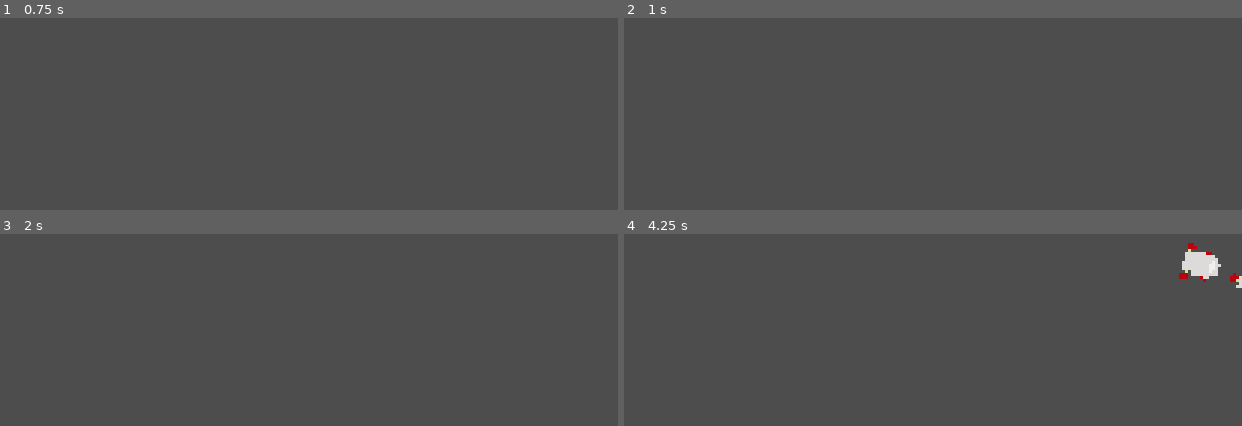
Above: before the commit, frames 1-4 (two rows, left to right).
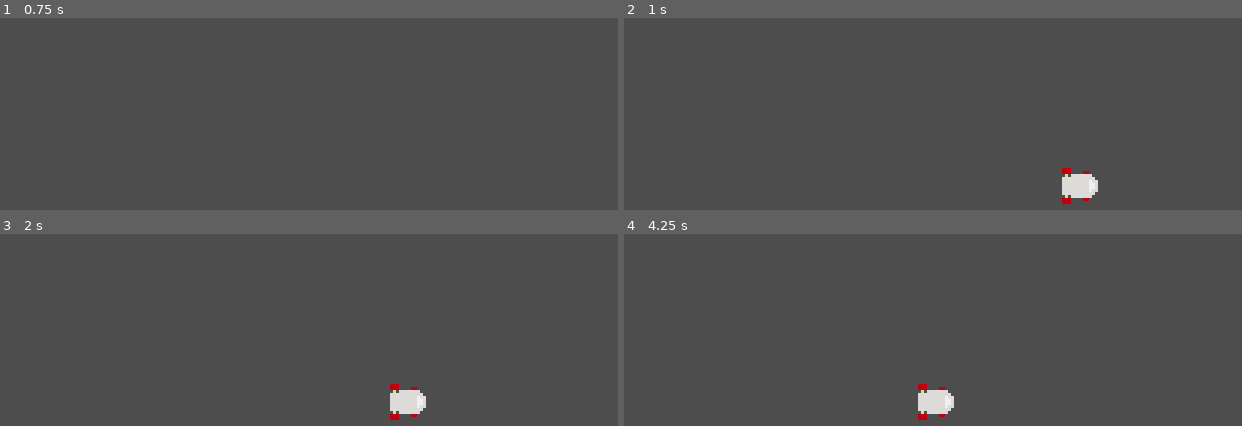
Above: after the commit, the same moments.

Repository: rojasreinold/10-game-challenge
Game: Godot game, scene res://enemy_spawn_point.tscn
The game is run twice, just before and just after one commit, with the same random seed, the same clock (stepped at 60 frames per second) and the same inputs. This scene is started directly instead of the project's main scene.
Inputs:
- Up to frame 1 (0.75 s): tap Enter at 0.5 s; hold D (move_right) from 0.53 s (still down)
- Up to frame 2 (1 s): keep holding D (move_right)
- Up to frame 3 (2 s): tap Space at 1.25 s; release D (move_right) at 1.28 s; hold S (move_down) from 1.28 s (still down)
- Up to frame 4 (4.25 s): release S (move_down) at 2.03 s; hold D (move_right) 2.03-2.78 s; tap Enter at 2.75 s; hold W (move_up) 2.78-3.53 s; tap Space at 3.5 s; hold A (move_left) from 3.53 s (still down)

Frame 1 is identical in both runs. In frame 2, 0.8% of the frame differs, in the area x 70-77%, y 78-97%; in frame 3, 0.8%; in frame 4, 1.6%, in the area x 47-100%, y 4-97%.

Commit message:
Making inherited enemies

Diff:
--- a/3-frogger/car_enemy.tscn
+++ b/3-frogger/car_enemy.tscn
@@ -1,22 +1,5 @@
-[gd_scene load_steps=4 format=3 uid="uid://ckyc547m1ji5c"]
+[gd_scene load_steps=2 format=3 uid="uid://c7kfrm61eyl1a"]
 
-[ext_resource type="Script" path="res://car_enemy.gd" id="1_pi0nm"]
-[ext_resource type="Texture2D" uid="uid://b0chjat0wxtld" path="res://assets/Tilemap/2025-02-10-Frogger-game-tileset.png" id="1_wv8q8"]
+[ext_resource type="PackedScene" uid="uid://ckyc547m1ji5c" path="res://enemy.tscn" id="1_m8wtf"]
 
-[sub_resource type="RectangleShape2D" id="RectangleShape2D_vdrrr"]
-size = Vector2(16, 16)
-
-[node name="CarEnemy" type="RigidBody2D"]
-gravity_scale = 0.0
-script = ExtResource("1_pi0nm")
-
-[node name="CollisionShape2D" type="CollisionShape2D" parent="."]
-shape = SubResource("RectangleShape2D_vdrrr")
-
-[node name="Sprite2D" type="Sprite2D" parent="."]
-texture_filter = 1
-texture = ExtResource("1_wv8q8")
-region_enabled = true
-region_rect = Rect2(32, 16, 16, 16)
-
-[node name="VisibleOnScreenNotifier2D" type="VisibleOnScreenNotifier2D" parent="."]
+[node name="CarEnemy" instance=ExtResource("1_m8wtf")]
--- a/3-frogger/car_enemy.gd
+++ b/3-frogger/enemy.gd
@@ -1,4 +1,8 @@
 extends RigidBody2D
+
+#class_name enemy
+
+var movement: Vector2 = Vector2.ZERO
 
 
 # Called when the node enters the scene tree for the first time.
@@ -11,6 +15,10 @@
 func _process(delta: float) -> void:
 	pass
 
+
+func move() -> void:
+	position = Vector2(position.x- 16, position.y)
+	pass
+
 func _on_visible_on_screen_notifier_2d_screen_exited():
-	print("removing")
 	queue_free()
--- /dev/null
+++ b/3-frogger/enemy.tscn
@@ -0,0 +1,23 @@
+[gd_scene load_steps=4 format=3 uid="uid://ckyc547m1ji5c"]
+
+[ext_resource type="Script" path="res://enemy.gd" id="1_mtt2f"]
+[ext_resource type="Texture2D" uid="uid://b0chjat0wxtld" path="res://assets/Tilemap/2025-02-10-Frogger-game-tileset.png" id="2_1mgei"]
+
+[sub_resource type="RectangleShape2D" id="RectangleShape2D_vdrrr"]
+size = Vector2(16, 16)
+
+[node name="Enemy" type="RigidBody2D"]
+collision_mask = 0
+gravity_scale = 0.0
+script = ExtResource("1_mtt2f")
+
+[node name="CollisionShape2D" type="CollisionShape2D" parent="."]
+shape = SubResource("RectangleShape2D_vdrrr")
+
+[node name="Sprite2D" type="Sprite2D" parent="."]
+texture_filter = 1
+texture = ExtResource("2_1mgei")
+region_enabled = true
+region_rect = Rect2(32, 16, 16, 16)
+
+[node name="VisibleOnScreenNotifier2D" type="VisibleOnScreenNotifier2D" parent="."]
--- a/3-frogger/marker_2d.gd
+++ b/3-frogger/enemy_spawn_point.gd
@@ -1,10 +1,11 @@
 extends Marker2D
+class_name EnemySpawnPoint
+
 var car = load("res://car_enemy.tscn")
 
 # Called when the node enters the scene tree for the first time.
 func _ready() -> void:
 	$SpawnTimer.timeout.connect(spawn_enemy)
-	pass # Replace with function body.
 
 
 # Called every frame. 'delta' is the elapsed time since the previous frame.
@@ -12,7 +13,6 @@
 	pass
 
 func spawn_enemy() -> void:
-	print("spawning enemy")
 	var new_car = car.instantiate()
-	new_car.position = position
+	$MoveTimer.timeout.connect(new_car.move)
 	add_child(new_car)
--- a/3-frogger/enemy_spawn_point.tscn
+++ b/3-frogger/enemy_spawn_point.tscn
@@ -1,10 +1,14 @@
 [gd_scene load_steps=2 format=3 uid="uid://b66eqxa2nhcxv"]
 
-[ext_resource type="Script" path="res://marker_2d.gd" id="1_sluxj"]
+[ext_resource type="Script" path="res://enemy_spawn_point.gd" id="1_sluxj"]
 
 [node name="EnemySpawnPoint" type="Marker2D"]
-position = Vector2(107, 83)
+position = Vector2(170, 209)
 script = ExtResource("1_sluxj")
 
 [node name="SpawnTimer" type="Timer" parent="."]
+one_shot = true
 autostart = true
+
+[node name="MoveTimer" type="Timer" parent="."]
+autostart = true
--- /dev/null
+++ b/3-frogger/gator_enemy.tscn
@@ -0,0 +1,5 @@
+[gd_scene load_steps=2 format=3 uid="uid://c6p721y88hkct"]
+
+[ext_resource type="PackedScene" uid="uid://ckyc547m1ji5c" path="res://enemy.tscn" id="1_7dcju"]
+
+[node name="GatorEnemy" instance=ExtResource("1_7dcju")]
--- a/3-frogger/main.tscn
+++ b/3-frogger/main.tscn
@@ -32,6 +32,6 @@
 tile_set = SubResource("TileSet_6xhc2")
 
 [node name="Frog" parent="." instance=ExtResource("2_7twhs")]
-position = Vector2(170, 310)
+position = Vector2(104, 232)
 
 [node name="HUD" parent="." instance=ExtResource("3_ie53x")]
